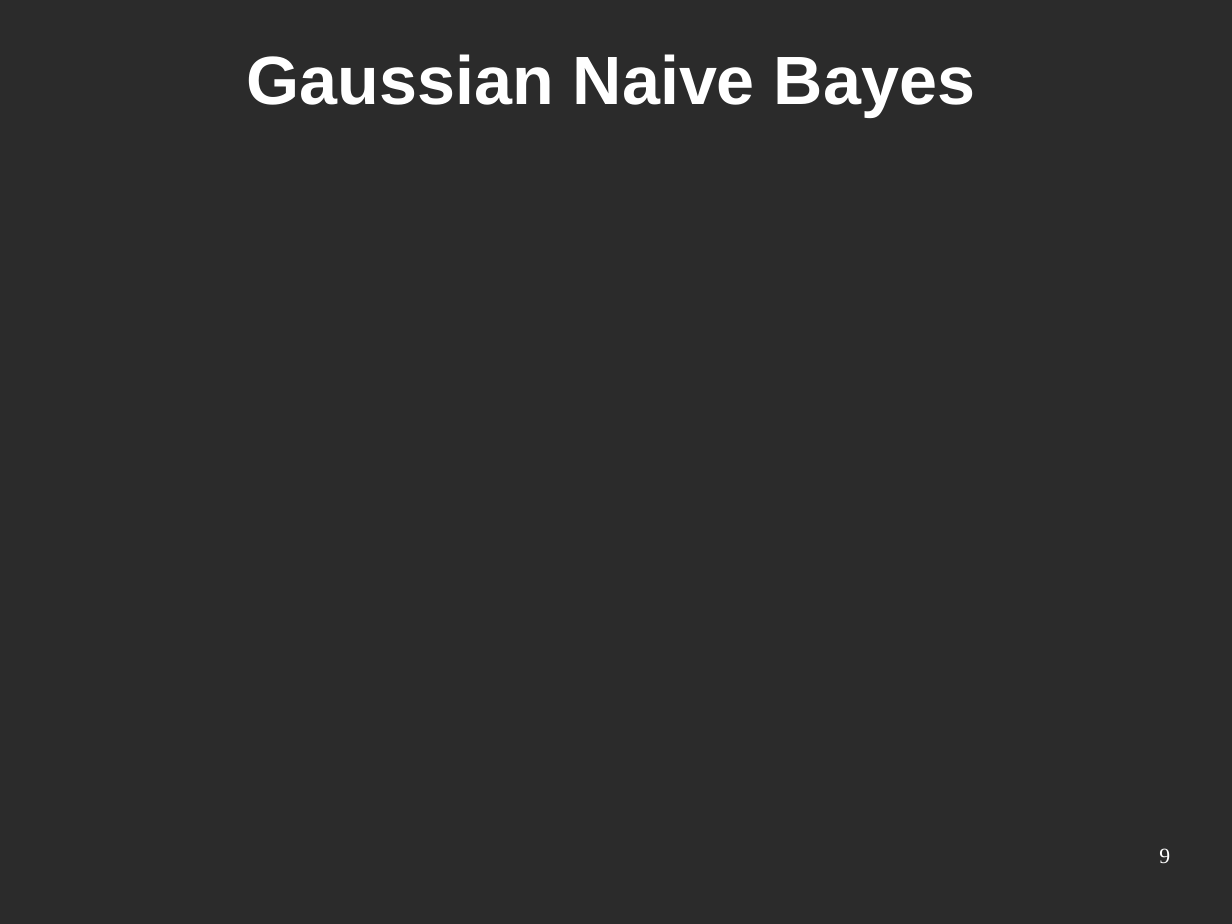
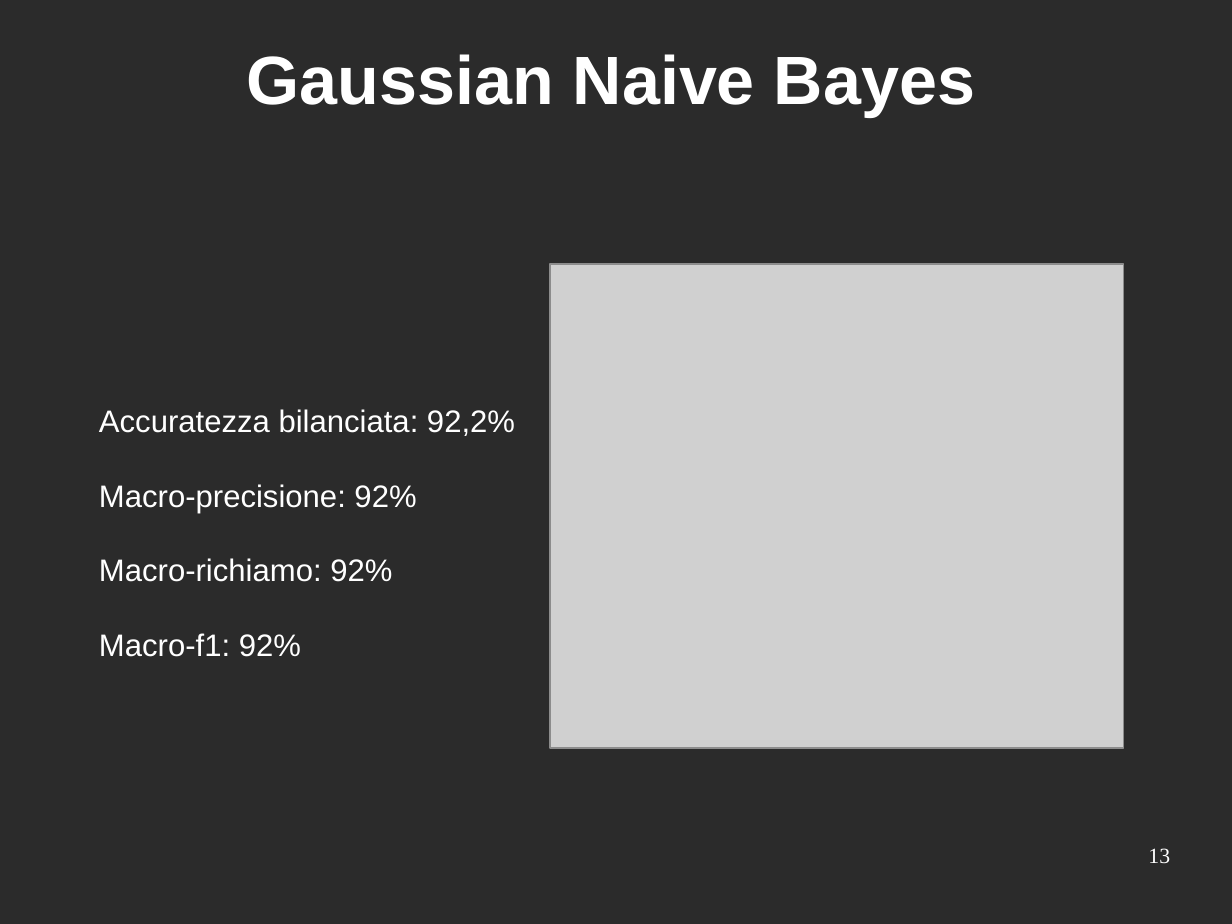
Before and after one commit to mattia010/dry_beans_ML, a slide deck: slide 13 of report/presentation_slides.odp (slide 9 before the commit). Drawn at 1232x924 pixels with LibreOffice and Linux fonts; fonts in the diff are those of the drawing; grey boxes stand for pictures; background and template pictures are left out; a plain dark background stands for a picture behind light text. Boxes give left, top, right and bottom in pixels: in the first picture for what was removed or moved away, otherwise in the second. Text is boxed around its words. In the diff, an @@ line names an element or a change of style, - is before the commit and + after.

Commit message:
feat: final slides version

```diff
--- a/report/presentation_slides.odp
+++ b/report/presentation_slides.odp
@@ picture added at <box>550,264,1124,748</box> @@
@@ text added at <box>99,409,515,657</box>, 20 pt, text #FFFFFF @@
+Accuratezza bilanciata: 92,2%
+Macro-precisione: 92%
+Macro-richiamo: 92%
+Macro-f1: 92%
@@ page number at <box>1148,848,1170,864</box>: text changed @@
-9
+13
```
Also in this commit, not shown: 2 other slides changed, 11 slides added, 7 slides removed.
